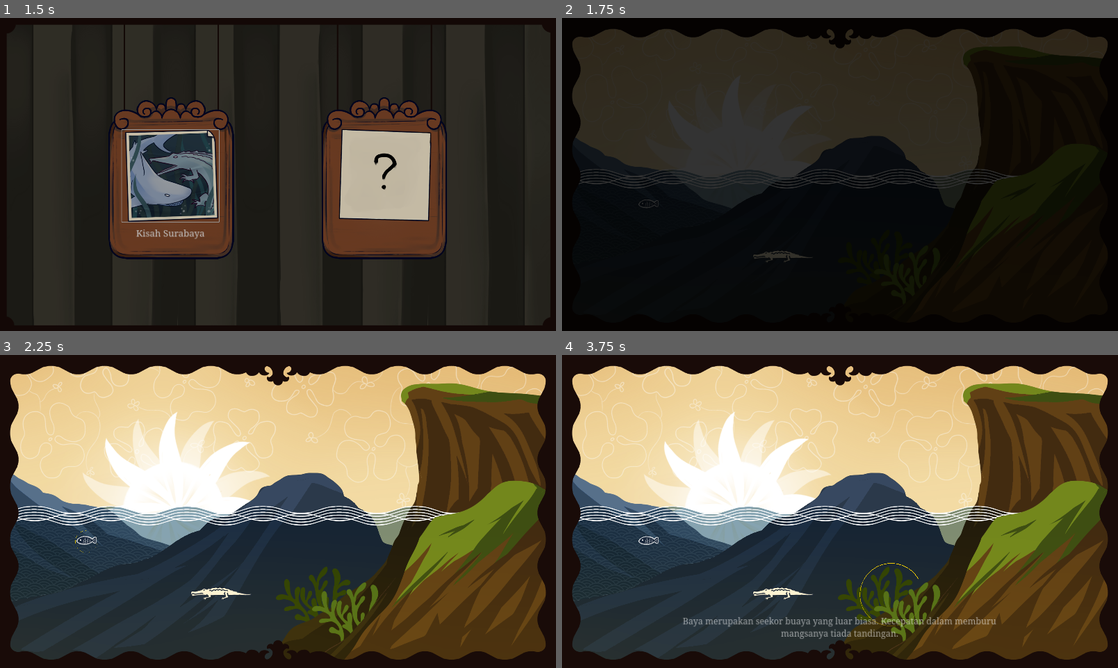
Above: before the commit, frames 1-4 (two rows, left to right).
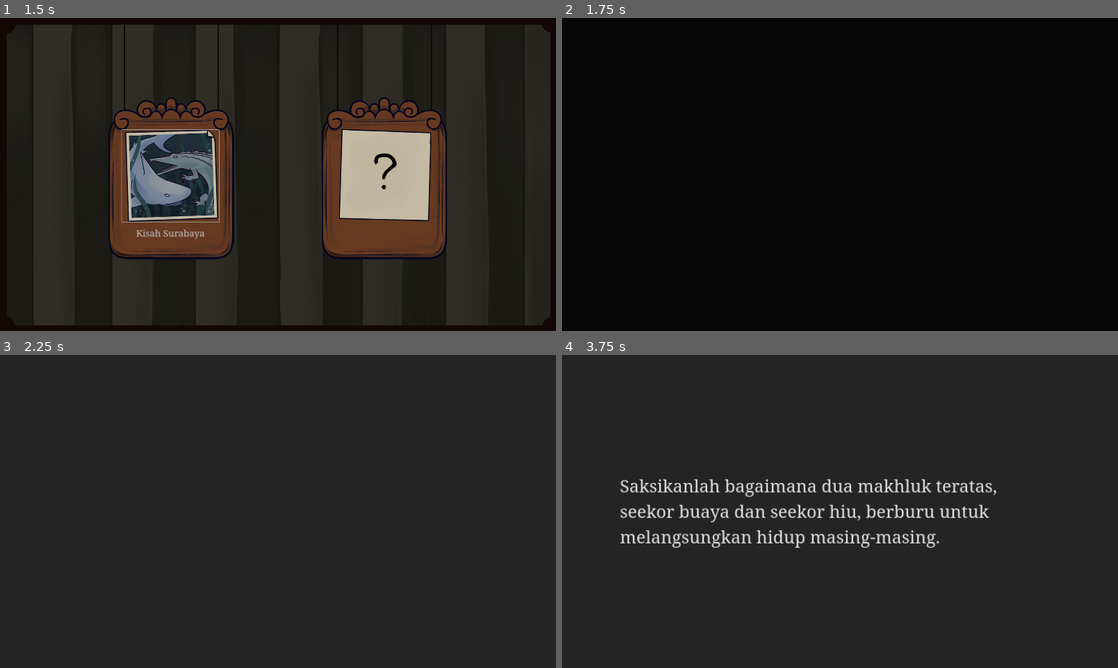
Above: after the commit, the same moments.

Repository: istamarahsan/youma-gemastik-2023
Game: Godot game, scene res://main.tscn
Two runs of this game, one before a commit and one after it. Both use one fixed random seed, a clock stepped at 60 frames per second and the inputs below.
Inputs (mouse positions are in pixels of both pictures, inside the frame that each line leads up to):
- Up to frame 1 (1.5 s): click "Mulai" at 0.5 s; click (172, 174) at 1.25 s
- Up to frame 2 (1.75 s): no input
- Up to frame 3 (2.25 s): move the mouse to (88, 542) at 2.02 s; click (88, 542) at 2.17 s
- Up to frame 4 (3.75 s): move the mouse to (890, 596) at 2.77 s; click (890, 596) at 2.92 s; move the mouse to (823, 542) at 3.52 s; click (823, 542) at 3.67 s

Frame 1 is identical in both runs. In frame 2, 33% of the frame differs, in the area x 1-99%, y 3-78%; in frame 3, 84%; in frame 4, 85%, in the area x 0-100%, y 0-100%.

Commit message:
cutscenes fr fr

Diff:
--- /dev/null
+++ b/cutscene/background_cutscene_presenter.gd
@@ -0,0 +1,76 @@
+extends CutscenePresenter
+class_name BackgroundCutscenePresenter
+
+@export_range(0.1, 10, 0.1) var start_delay: float = 0.1
+@export_range(0.1, 10, 0.1) var interval: float = 0.1
+@export_range(0.1, 10, 0.1) var lifetime: float = 0.1
+@export_range(0.1, 10, 0.1) var fade: float = 0.1
+
+@onready var lifetime_timer: Timer = $Lifetime as Timer
+@onready var interval_timer: Timer = $Interval as Timer
+@onready var delay_timer: Timer = $Delay as Timer
+
+@onready var slide: TextureRect = $Slide as TextureRect
+@onready var char_label: Label = $Character as Label
+@onready var dialogue_label: Label = $Dialogue as Label
+
+var data: Cutscene
+
+func load_cutscene(data: Cutscene):
+	self.data = data
+
+func _ready():
+	if data == null:
+		return
+	_reset_display()
+	slide.texture = data.bg
+
+	delay_timer.one_shot = true
+	delay_timer.wait_time = start_delay
+
+	interval_timer.one_shot = true
+	interval_timer.wait_time = interval
+
+	lifetime_timer.one_shot = true
+	lifetime_timer.wait_time = lifetime
+
+	delay_timer.start()
+	await delay_timer.timeout
+
+	_begin()
+
+func _begin():
+	for line in data.lines:
+		_set_line(line)
+
+		var in_tween = get_tree().create_tween()
+		await _tween_in_line(in_tween)
+
+		lifetime_timer.start()
+		await lifetime_timer.timeout
+
+		var out_tween = get_tree().create_tween()
+		await _tween_out_line(out_tween)
+
+		interval_timer.start()
+		await interval_timer.timeout
+	completed.emit()
+
+func _set_line(line: CutsceneLine):
+	char_label.text = line.character
+	dialogue_label.text = line.line
+
+func _tween_in_line(in_tween: Tween):
+	in_tween.tween_property(char_label, "modulate", Color(char_label.modulate.r, char_label.modulate.g, char_label.modulate.b, 1.0), fade)
+	in_tween.tween_property(dialogue_label, "modulate", Color(dialogue_label.modulate.r, dialogue_label.modulate.g, dialogue_label.modulate.b, 1.0), fade)
+
+func _tween_out_line(out_tween: Tween):
+	out_tween.tween_property(char_label, "modulate", Color(char_label.modulate.r, char_label.modulate.g, char_label.modulate.b, 0.0), fade)
+	out_tween.tween_property(dialogue_label, "modulate", Color(dialogue_label.modulate.r, dialogue_label.modulate.g, dialogue_label.modulate.b, 0.0), fade)
+
+func _reset_display():
+	slide.texture = null
+	char_label.text = ""
+	char_label.modulate.a = 0
+	dialogue_label.text = ""
+	dialogue_label.modulate.a = 0
--- /dev/null
+++ b/cutscene/background_cutscene_presenter.tscn
@@ -0,0 +1,93 @@
+[gd_scene load_steps=6 format=3 uid="uid://45k6h4vducf0"]
+
+[ext_resource type="Script" path="res://cutscene/background_cutscene_presenter.gd" id="1_ku2yl"]
+[ext_resource type="Texture2D" uid="uid://cqekeylugf3vh" path="res://assets/cutscene/6.png" id="2_ba88i"]
+[ext_resource type="Texture2D" uid="uid://cnf7xbyety3t8" path="res://assets/ui/Dialogue Box.png" id="3_4kv2e"]
+[ext_resource type="Texture2D" uid="uid://ciubofowr7v4a" path="res://assets/ui/Dialogue Divider.png" id="4_xyndj"]
+[ext_resource type="Theme" uid="uid://44i6ats70703" path="res://assets/youma_theme.tres" id="5_n3nbn"]
+
+[node name="DialogueCutscene" type="Control"]
+layout_mode = 3
+anchors_preset = 0
+script = ExtResource("1_ku2yl")
+start_delay = 1.0
+interval = 1.0
+lifetime = 3.0
+fade = 0.5
+
+[node name="Lifetime" type="Timer" parent="."]
+
+[node name="Interval" type="Timer" parent="."]
+
+[node name="Delay" type="Timer" parent="."]
+
+[node name="Slide" type="TextureRect" parent="."]
+z_as_relative = false
+layout_mode = 1
+anchors_preset = 15
+anchor_right = 1.0
+anchor_bottom = 1.0
+offset_right = 1920.0
+offset_bottom = 1080.0
+grow_horizontal = 2
+grow_vertical = 2
+texture = ExtResource("2_ba88i")
+metadata/_edit_lock_ = true
+
+[node name="DialogueBack" type="TextureRect" parent="."]
+layout_mode = 1
+anchors_preset = 12
+anchor_top = 1.0
+anchor_right = 1.0
+anchor_bottom = 1.0
+offset_top = 794.0
+offset_right = 1920.0
+offset_bottom = 1080.0
+grow_horizontal = 2
+grow_vertical = 0
+texture = ExtResource("3_4kv2e")
+expand_mode = 1
+metadata/_edit_lock_ = true
+
+[node name="DialogueBar" type="TextureRect" parent="."]
+layout_mode = 1
+anchors_preset = 12
+anchor_top = 1.0
+anchor_right = 1.0
+anchor_bottom = 1.0
+offset_left = 495.0
+offset_top = 869.0
+offset_right = 1430.0
+offset_bottom = 897.0
+grow_horizontal = 2
+grow_vertical = 0
+texture = ExtResource("4_xyndj")
+metadata/_edit_lock_ = true
+
+[node name="Character" type="Label" parent="."]
+layout_mode = 0
+offset_left = 815.0
+offset_top = 799.0
+offset_right = 1113.0
+offset_bottom = 871.0
+theme = ExtResource("5_n3nbn")
+theme_override_font_sizes/font_size = 50
+text = "Baya"
+horizontal_alignment = 1
+vertical_alignment = 1
+metadata/_edit_lock_ = true
+
+[node name="Dialogue" type="Label" parent="."]
+layout_mode = 0
+offset_left = 496.0
+offset_top = 910.0
+offset_right = 1430.0
+offset_bottom = 1069.0
+theme = ExtResource("5_n3nbn")
+theme_override_constants/line_spacing = -2
+theme_override_font_sizes/font_size = 33
+text = "Ikan hiu makan tomat
+pen turu ngantuk bat"
+horizontal_alignment = 1
+autowrap_mode = 3
+metadata/_edit_lock_ = true
--- /dev/null
+++ b/cutscene/blank_cutscene_presenter.gd
@@ -0,0 +1,59 @@
+extends CutscenePresenter
+class_name BlankCutscenePresenter
+
+var data: Cutscene
+
+@export_range(0.1, 10, 0.1) var start_delay: float = 0.1
+@export_range(0.1, 10, 0.1) var interval: float = 0.1
+@export_range(0.1, 10, 0.1) var lifetime: float = 0.1
+@export_range(0.1, 10, 0.1) var fade: float = 0.1
+
+@onready var lifetime_timer: Timer = $Lifetime as Timer
+@onready var interval_timer: Timer = $Interval as Timer
+@onready var delay_timer: Timer = $Delay as Timer
+
+@onready var label: Label = get_node("%BlankPresenterText")
+
+func load_cutscene(data: Cutscene):
+	self.data = data
+
+func _ready():
+	if data == null:
+		return
+
+	label.modulate.a = 0
+
+	delay_timer.one_shot = true
+	delay_timer.wait_time = start_delay
+
+	interval_timer.one_shot = true
+	interval_timer.wait_time = interval
+
+	lifetime_timer.one_shot = true
+	lifetime_timer.wait_time = lifetime
+
+	delay_timer.start()
+	await delay_timer.timeout
+
+	for line in data.lines:
+		label.text = line.line
+
+		var in_tween = get_tree().create_tween()
+		await _tween_in_line(in_tween)
+
+		lifetime_timer.start()
+		await lifetime_timer.timeout
+
+		var out_tween = get_tree().create_tween()
+		await _tween_out_line(out_tween)
+
+		interval_timer.start()
+		await interval_timer.timeout
+
+	completed.emit()
+
+func _tween_in_line(in_tween: Tween):
+	in_tween.tween_property(label, "modulate", Color(label.modulate.r, label.modulate.g, label.modulate.b, 1.0), fade)
+
+func _tween_out_line(out_tween: Tween):
+	out_tween.tween_property(label, "modulate", Color(label.modulate.r, label.modulate.g, label.modulate.b, 0.0), fade)
--- /dev/null
+++ b/cutscene/blank_cutscene_presenter.tscn
@@ -0,0 +1,56 @@
+[gd_scene load_steps=5 format=3 uid="uid://cm5x5njqo8dbf"]
+
+[ext_resource type="Script" path="res://cutscene/blank_cutscene_presenter.gd" id="1_1uo18"]
+[ext_resource type="Theme" uid="uid://44i6ats70703" path="res://assets/youma_theme.tres" id="2_i6kaa"]
+
+[sub_resource type="Gradient" id="Gradient_qvqke"]
+offsets = PackedFloat32Array(0)
+colors = PackedColorArray(0.144063, 0.144063, 0.144063, 1)
+
+[sub_resource type="GradientTexture1D" id="GradientTexture1D_t3d8i"]
+gradient = SubResource("Gradient_qvqke")
+
+[node name="Presenter" type="Control"]
+layout_mode = 3
+anchors_preset = 0
+offset_right = 1920.0
+offset_bottom = 1080.0
+script = ExtResource("1_1uo18")
+start_delay = 1.0
+interval = 1.0
+lifetime = 1.0
+fade = 1.0
+
+[node name="BG" type="TextureRect" parent="."]
+layout_mode = 1
+anchors_preset = 15
+anchor_right = 1.0
+anchor_bottom = 1.0
+grow_horizontal = 2
+grow_vertical = 2
+texture = SubResource("GradientTexture1D_t3d8i")
+
+[node name="MarginContainer" type="MarginContainer" parent="."]
+layout_mode = 1
+anchors_preset = 15
+anchor_right = 1.0
+anchor_bottom = 1.0
+grow_horizontal = 2
+grow_vertical = 2
+theme_override_constants/margin_left = 200
+theme_override_constants/margin_right = 200
+
+[node name="BlankPresenterText" type="Label" parent="MarginContainer"]
+unique_name_in_owner = true
+layout_mode = 2
+theme = ExtResource("2_i6kaa")
+theme_override_font_sizes/font_size = 60
+text = "test"
+vertical_alignment = 1
+autowrap_mode = 3
+
+[node name="Lifetime" type="Timer" parent="."]
+
+[node name="Interval" type="Timer" parent="."]
+
+[node name="Delay" type="Timer" parent="."]
--- /dev/null
+++ b/cutscene/cutscene.gd
@@ -0,0 +1,5 @@
+extends Resource
+class_name Cutscene
+
+@export var bg: Texture2D = null
+@export var lines: Array[CutsceneLine] = []
--- /dev/null
+++ b/cutscene/cutscene_line.gd
@@ -0,0 +1,5 @@
+extends Resource
+class_name CutsceneLine
+
+@export var character: String = ""
+@export_multiline var line: String = ""
--- /dev/null
+++ b/cutscene/cutscene_presenter.gd
@@ -0,0 +1,5 @@
+extends Stage
+class_name CutscenePresenter
+
+func load_cutscene(data: Cutscene):
+	pass
--- /dev/null
+++ b/cutscene/data/1cutscene-1.tres
@@ -0,0 +1,20 @@
+[gd_resource type="Resource" script_class="Cutscene" load_steps=6 format=3 uid="uid://bmgj7to4vowp0"]
+
+[ext_resource type="Texture2D" uid="uid://djmmovgftc33m" path="res://assets/cutscene/1.png" id="1_i2pyv"]
+[ext_resource type="Script" path="res://cutscene/cutscene_line.gd" id="2_i4tix"]
+[ext_resource type="Script" path="res://cutscene/cutscene.gd" id="3_djpm3"]
+
+[sub_resource type="Resource" id="Resource_w3loe"]
+script = ExtResource("2_i4tix")
+character = ""
+line = "Dahulu kala di lautan luas Nusantara, seringlah terjadi perkelahian antar binatang-binatang buas."
+
+[sub_resource type="Resource" id="Resource_f3l4a"]
+script = ExtResource("2_i4tix")
+character = ""
+line = "Para binatang ini merebut sumber makanan yang sama, yaitu ikan dan burung kecil."
+
+[resource]
+script = ExtResource("3_djpm3")
+bg = ExtResource("1_i2pyv")
+lines = Array[ExtResource("2_i4tix")]([SubResource("Resource_w3loe"), SubResource("Resource_f3l4a")])
--- /dev/null
+++ b/cutscene/data/2cutscene-2.tres
@@ -0,0 +1,15 @@
+[gd_resource type="Resource" script_class="Cutscene" load_steps=5 format=3 uid="uid://fwy32gw8kyhc"]
+
+[ext_resource type="Script" path="res://cutscene/cutscene.gd" id="1_t38si"]
+[ext_resource type="Texture2D" uid="uid://1emws82cgf3m" path="res://assets/cutscene/2.png" id="1_xf6fh"]
+[ext_resource type="Script" path="res://cutscene/cutscene_line.gd" id="2_xgfvr"]
+
+[sub_resource type="Resource" id="Resource_onump"]
+script = ExtResource("2_xgfvr")
+character = ""
+line = "Dalam situasi penuh kompetitif ini, yang kuat akan mendominasi, dan yang cerdik akan mengelabui."
+
+[resource]
+script = ExtResource("1_t38si")
+bg = ExtResource("1_xf6fh")
+lines = Array[ExtResource("2_xgfvr")]([SubResource("Resource_onump")])
--- /dev/null
+++ b/cutscene/data/3blank-1.tres
@@ -0,0 +1,13 @@
+[gd_resource type="Resource" script_class="Cutscene" load_steps=4 format=3 uid="uid://eavdteot3fjs"]
+
+[ext_resource type="Script" path="res://cutscene/cutscene_line.gd" id="1_gbl6y"]
+[ext_resource type="Script" path="res://cutscene/cutscene.gd" id="1_uoegq"]
+
+[sub_resource type="Resource" id="Resource_qk805"]
+script = ExtResource("1_gbl6y")
+character = ""
+line = "Saksikanlah bagaimana dua makhluk teratas, seekor buaya dan seekor hiu, berburu untuk melangsungkan hidup masing-masing."
+
+[resource]
+script = ExtResource("1_uoegq")
+lines = Array[ExtResource("1_gbl6y")]([SubResource("Resource_qk805")])
--- a/cutscene/dialogue_cutscene_presenter.gd
+++ /dev/null
@@ -1,25 +0,0 @@
-extends Stage
-class_name DialogueCutscenePresenter
-
-@export var lines: Array[DialogueCutsceneLine] = []
-@onready var slideshow: SubtitleSlideshow = $SubtitleSlideshow as SubtitleSlideshow
-
-var next_line: int = 1
-
-func _ready():
-	if lines.size() < 1:
-		return
-	slideshow.reset(lines[0])
-
-func _input(event):
-	if slideshow.is_transitioning:
-		return
-	if InputExtensions.input_is_left_click_or_touch(event):
-		_process_next()
-
-func _process_next():
-	if next_line >= lines.size():
-		completed.emit()
-		return
-	slideshow.next(lines[next_line])
-	next_line += 1
--- a/cutscene/dialogue_cutscene_presenter.tscn
+++ /dev/null
@@ -1,9 +0,0 @@
-[gd_scene load_steps=3 format=3 uid="uid://45k6h4vducf0"]
-
-[ext_resource type="Script" path="res://cutscene/dialogue_cutscene_presenter.gd" id="1_qnai3"]
-[ext_resource type="PackedScene" uid="uid://ccojv7prvlc8y" path="res://cutscene/subtitle_slideshow.tscn" id="2_l0l65"]
-
-[node name="DialogueCutscene" type="Node2D"]
-script = ExtResource("1_qnai3")
-
-[node name="SubtitleSlideshow" parent="." instance=ExtResource("2_l0l65")]
--- a/cutscene/dialogues/bertarung.tres
+++ b/cutscene/old/dialogues/bertarung.tres
@@ -1,6 +1,6 @@
 [gd_resource type="Resource" script_class="DialogueCutscene" load_steps=2 format=3 uid="uid://7oxwac17fqj3"]
 
-[ext_resource type="Script" path="res://cutscene/dialogue_cutscene.gd" id="1_6cx0a"]
+[ext_resource type="Script" path="res://cutscene/old/dialogue_cutscene.gd" id="1_6cx0a"]
 
 [resource]
 script = ExtResource("1_6cx0a")
--- /dev/null
+++ b/cutscene/old/subtitle_slideshow.gd
@@ -0,0 +1,21 @@
+extends Control
+class_name SubtitleSlideshow
+
+@onready var slide: TextureRect = $Slide as TextureRect
+@onready var char_label: Label = $Character as Label
+@onready var dialogue_label: Label = $Dialogue as Label
+
+func reset():
+	slide.texture = null
+	char_label.text = ""
+	dialogue_label.text = ""
+
+func set_bg(bg: Texture2D):
+	slide.texture = bg
+
+func set_line(line: CutsceneLine):
+	char_label.text = line.character
+	dialogue_label.text = line.line
+
+func to_line():
+	pass
--- a/cutscene/subtitle_slideshow.tscn
+++ b/cutscene/old/subtitle_slideshow.tscn
@@ -1,6 +1,6 @@
 [gd_scene load_steps=9 format=3 uid="uid://ccojv7prvlc8y"]
 
-[ext_resource type="Script" path="res://cutscene/subtitle_slideshow.gd" id="1_w7ta8"]
+[ext_resource type="Script" path="res://cutscene/old/subtitle_slideshow.gd" id="1_w7ta8"]
 [ext_resource type="Texture2D" uid="uid://bobtcobabe7l0" path="res://assets/cutscene/sura-baya-fight.png" id="1_yxyef"]
 [ext_resource type="PackedScene" uid="uid://dgtwkefcxn0qs" path="res://transition_cover.tscn" id="2_w1c1i"]
 [ext_resource type="Shader" path="res://shaders/transition_cover.gdshader" id="3_1p66u"]
--- a/cutscene/subtitle_slideshow.gd
+++ /dev/null
@@ -1,30 +0,0 @@
-extends Control
-class_name SubtitleSlideshow
-
-@onready var slide: TextureRect = $Slide as TextureRect
-@onready var cover: TransitionCover = $TransitionCover as TransitionCover
-@onready var char_label: Label = $Character as Label
-@onready var dialogue_label: Label = $Dialogue as Label
-
-var is_transitioning: bool = false
-
-signal transitioned
-
-func reset(line: DialogueCutsceneLine):
-	_set_data(line)
-
-func next(line: DialogueCutsceneLine):
-	if is_transitioning:
-		return
-	is_transitioning = true
-	cover.close()
-	await cover.done
-	_set_data(line)
-	cover.open()
-	await cover.done
-	is_transitioning = false
-
-func _set_data(line: DialogueCutsceneLine):
-	slide.texture = line.slide
-	char_label.text = line.character_name
-	dialogue_label.text = line.line
--- a/game.gd
+++ b/game.gd
@@ -49,8 +49,8 @@
 	if stage_num >= stage_set.stages.size():
 		_on_levels_completed()
 		return
-	var stage_scene = stage_set.stages[stage_num]
-	active_stage = stage_scene.instantiate() as Stage
+	var stage_loader = stage_set.stages[stage_num] as StageLoader
+	active_stage = stage_loader.load_stage()
 	add_child(active_stage)
 	active_stage.exited.connect(_on_stage_exited)
 	active_stage.completed.connect(_on_stage_completed)
--- a/game.tscn
+++ b/game.tscn
@@ -1,30 +1,53 @@
-[gd_scene load_steps=7 format=3 uid="uid://d00nirxfwmfs0"]
+[gd_scene load_steps=15 format=3 uid="uid://d00nirxfwmfs0"]
 
 [ext_resource type="Script" path="res://game.gd" id="1_yodcq"]
-[ext_resource type="Resource" uid="uid://b40mguy7ahpdq" path="res://stage_set_main.tres" id="2_8ou3x"]
+[ext_resource type="Script" path="res://game_stage_set.gd" id="2_40aht"]
+[ext_resource type="Resource" uid="uid://bmgj7to4vowp0" path="res://cutscene/data/1cutscene-1.tres" id="3_vdlnj"]
+[ext_resource type="Script" path="res://stage-loader/cutscene_stage_loader.gd" id="4_uv5xy"]
 [ext_resource type="PackedScene" uid="uid://dgtwkefcxn0qs" path="res://transition_cover.tscn" id="5_n1f1a"]
+[ext_resource type="Resource" uid="uid://fwy32gw8kyhc" path="res://cutscene/data/2cutscene-2.tres" id="5_rlssd"]
+[ext_resource type="Resource" uid="uid://eavdteot3fjs" path="res://cutscene/data/3blank-1.tres" id="6_oo30y"]
 [ext_resource type="Shader" path="res://shaders/transition_cover.gdshader" id="6_ykqvb"]
 
-[sub_resource type="ShaderMaterial" id="ShaderMaterial_601ls"]
+[sub_resource type="Resource" id="Resource_bmtkd"]
+script = ExtResource("4_uv5xy")
+cutscene = ExtResource("6_oo30y")
+type = 0
+
+[sub_resource type="Resource" id="Resource_pg5ot"]
+script = ExtResource("4_uv5xy")
+cutscene = ExtResource("3_vdlnj")
+type = 1
+
+[sub_resource type="Resource" id="Resource_50afm"]
+script = ExtResource("4_uv5xy")
+cutscene = ExtResource("5_rlssd")
+type = 1
+
+[sub_resource type="Resource" id="Resource_g7aqp"]
+script = ExtResource("2_40aht")
+stages = Array[Resource("res://stage-loader/stage_loader.gd")]([SubResource("Resource_bmtkd"), SubResource("Resource_pg5ot"), SubResource("Resource_50afm")])
+
+[sub_resource type="ShaderMaterial" id="ShaderMaterial_6t18v"]
 resource_local_to_scene = true
 shader = ExtResource("6_ykqvb")
 shader_parameter/opacity = 0.0
 
-[sub_resource type="ShaderMaterial" id="ShaderMaterial_vui0m"]
+[sub_resource type="ShaderMaterial" id="ShaderMaterial_2qjo5"]
 resource_local_to_scene = true
 shader = ExtResource("6_ykqvb")
 shader_parameter/opacity = 0.0
 
 [node name="Game" type="Node2D" node_paths=PackedStringArray("stage_transition_cover", "pause_transition_cover")]
 script = ExtResource("1_yodcq")
-stage_set = ExtResource("2_8ou3x")
+stage_set = SubResource("Resource_g7aqp")
 stage_transition_cover = NodePath("StageCover")
 pause_transition_cover = NodePath("PauseCover")
 
 [node name="StageCover" parent="." instance=ExtResource("5_n1f1a")]
-material = SubResource("ShaderMaterial_601ls")
+material = SubResource("ShaderMaterial_6t18v")
 time_seconds = 2.0
 
 [node name="PauseCover" parent="." instance=ExtResource("5_n1f1a")]
-material = SubResource("ShaderMaterial_vui0m")
+material = SubResource("ShaderMaterial_2qjo5")
 time_seconds = 0.5
--- a/game_stage_set.gd
+++ b/game_stage_set.gd
@@ -1,4 +1,4 @@
 extends Resource
 class_name GameStageSet
 
-@export var stages: Array[PackedScene]
+@export var stages: Array[StageLoader]
--- /dev/null
+++ b/stage-loader/cutscene_stage_loader.gd
@@ -0,0 +1,27 @@
+extends StageLoader
+class_name CutsceneStageLoader
+
+enum CutsceneType {
+	Blank,
+	Background
+}
+
+const background_presenter_scene: PackedScene = preload("res://cutscene/background_cutscene_presenter.tscn")
+const blank_presenter_scene: PackedScene = preload("res://cutscene/blank_cutscene_presenter.tscn")
+
+@export var cutscene: Cutscene
+@export var type: CutsceneType = CutsceneType.Blank
+
+func load_stage() -> Stage:
+	var presenter_scene = _get_presenter_scene(type)
+	var presenter = presenter_scene.instantiate() as CutscenePresenter
+	presenter.load_cutscene(cutscene)
+	return presenter
+
+func _get_presenter_scene(type: CutsceneType) -> PackedScene:
+	match type:
+		CutsceneType.Blank:
+			return blank_presenter_scene
+		CutsceneType.Background:
+			return background_presenter_scene
+	return null
--- /dev/null
+++ b/stage-loader/level_stage_loader.gd
@@ -0,0 +1,8 @@
+extends StageLoader
+class_name LevelStageLoader
+
+@export var level_scene: PackedScene
+
+func load_stage() -> Stage:
+	var stage = level_scene.instantiate() as Stage
+	return stage
--- /dev/null
+++ b/stage-loader/stage_loader.gd
@@ -0,0 +1,5 @@
+extends Resource
+class_name StageLoader
+
+func load_stage() -> Stage:
+	return null
--- a/stage_set_main.tres
+++ b/stage_set_main.tres
@@ -1,11 +1,28 @@
-[gd_resource type="Resource" script_class="GameStageSet" load_steps=6 format=3 uid="uid://b40mguy7ahpdq"]
+[gd_resource type="Resource" script_class="GameStageSet" load_steps=11 format=3 uid="uid://b40mguy7ahpdq"]
 
 [ext_resource type="Script" path="res://game_stage_set.gd" id="1_215kd"]
 [ext_resource type="PackedScene" uid="uid://hbpsunwiwwah" path="res://levels/level-1/level_1.tscn" id="2_7plcn"]
-[ext_resource type="PackedScene" uid="uid://45k6h4vducf0" path="res://cutscene/dialogue_cutscene_presenter.tscn" id="3_4a71g"]
 [ext_resource type="PackedScene" uid="uid://c6soo36kpbmc6" path="res://levels/level-2/level_2.tscn" id="3_k6fcg"]
+[ext_resource type="Script" path="res://stage-loader/level_stage_loader.gd" id="3_lt7st"]
 [ext_resource type="PackedScene" uid="uid://doqfki6lxrqht" path="res://levels/level-3/level_3.tscn" id="4_26sv2"]
+[ext_resource type="PackedScene" uid="uid://cvpvhcovs18l0" path="res://levels/level-4/level_4.tscn" id="6_avkf3"]
+
+[sub_resource type="Resource" id="Resource_ftd82"]
+script = ExtResource("3_lt7st")
+level_scene = ExtResource("2_7plcn")
+
+[sub_resource type="Resource" id="Resource_x8m3w"]
+script = ExtResource("3_lt7st")
+level_scene = ExtResource("3_k6fcg")
+
+[sub_resource type="Resource" id="Resource_y2mkm"]
+script = ExtResource("3_lt7st")
+level_scene = ExtResource("4_26sv2")
+
+[sub_resource type="Resource" id="Resource_hfaon"]
+script = ExtResource("3_lt7st")
+level_scene = ExtResource("6_avkf3")
 
 [resource]
 script = ExtResource("1_215kd")
-stages = Array[PackedScene]([ExtResource("2_7plcn"), ExtResource("3_4a71g"), ExtResource("3_k6fcg"), ExtResource("4_26sv2")])
+stages = Array[Resource("res://stage-loader/stage_loader.gd")]([SubResource("Resource_ftd82"), SubResource("Resource_x8m3w"), SubResource("Resource_y2mkm"), SubResource("Resource_hfaon")])
Binary file added: assets/cutscene/1.png
Not shown, added: assets/cutscene/1.png.import
Binary file added: assets/cutscene/10.png
Not shown, added: assets/cutscene/10.png.import
Binary file added: assets/cutscene/2.png
Not shown, added: assets/cutscene/2.png.import
Binary file added: assets/cutscene/3.png
Not shown, added: assets/cutscene/3.png.import
Binary file added: assets/cutscene/4.png
Not shown, added: assets/cutscene/4.png.import
Binary file added: assets/cutscene/5.png
Not shown, changed: assets/cutscene/5.png.import
(and 13 more such lines)
